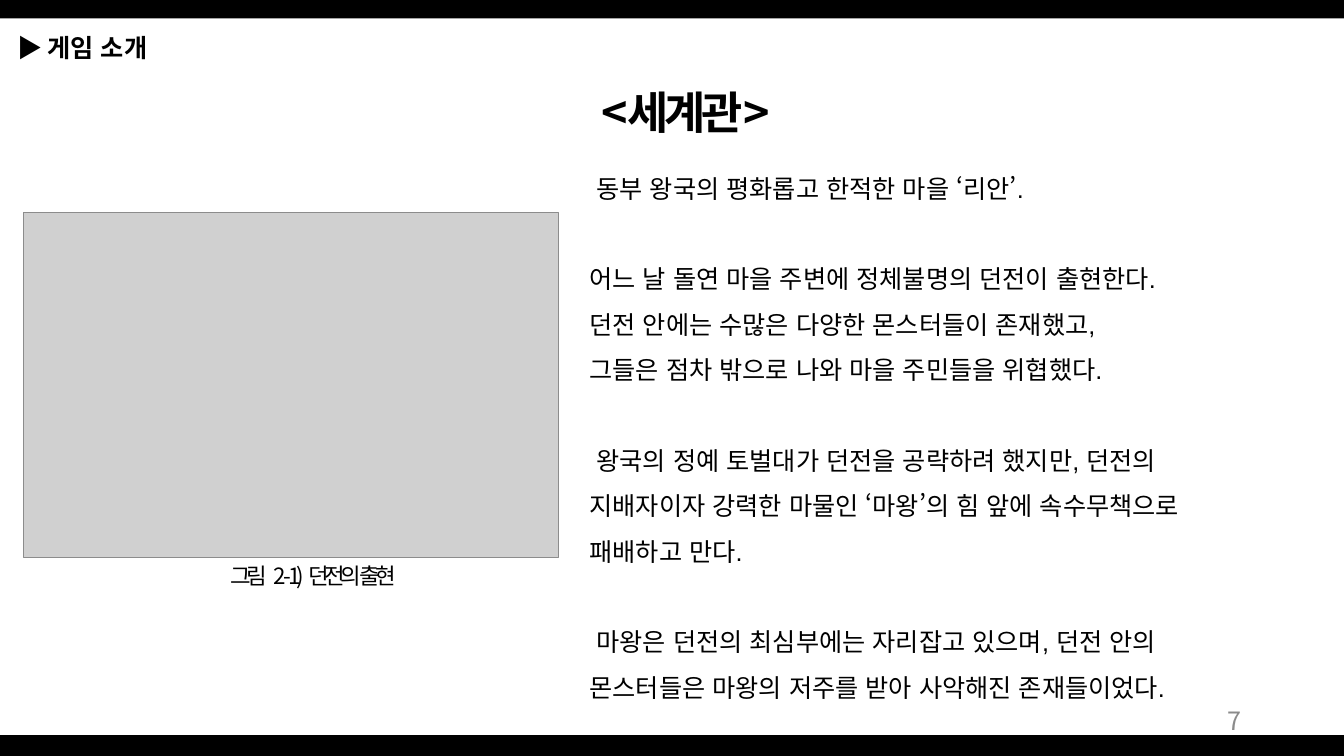
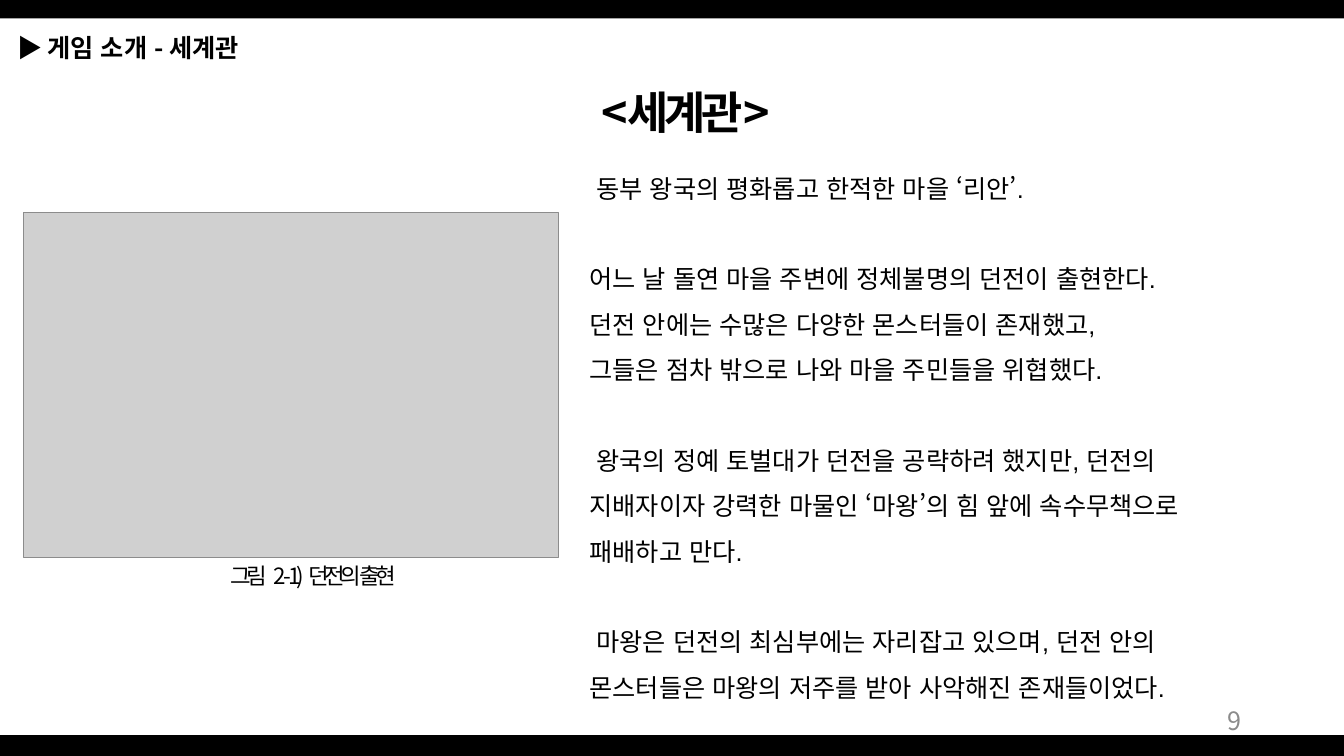
Before and after one commit to Bumizi/GameDesign, a slide deck: slide 9 of 2018 동계방학 기획자 특훈/Dungeon Tamer_190107.pptx (slide 7 before the commit). Drawn at 1344x756 pixels with LibreOffice and Linux fonts; fonts in the diff are those of the drawing; grey boxes stand for pictures. Boxes give left, top, right and bottom in pixels: in the first picture for what was removed or moved away, otherwise in the second. Text is boxed around its words. In the diff, an @@ line names an element or a change of style, - is before the commit and + after.

```diff
--- a/2018 동계방학 기획자 특훈/Dungeon Tamer_190107.pptx
+++ b/2018 동계방학 기획자 특훈/Dungeon Tamer_190107.pptx
@@ text at (x1=47, y1=36, x2=239, y2=60): text changed @@
-▶ 게임 소개
+▶ 게임 소개 - 세계관
@@ page number at (x1=1227, y1=711, x2=1241, y2=737): text changed @@
-7
+9
```
Also in this commit, not shown: 11 other slides changed, 11 slides added.
